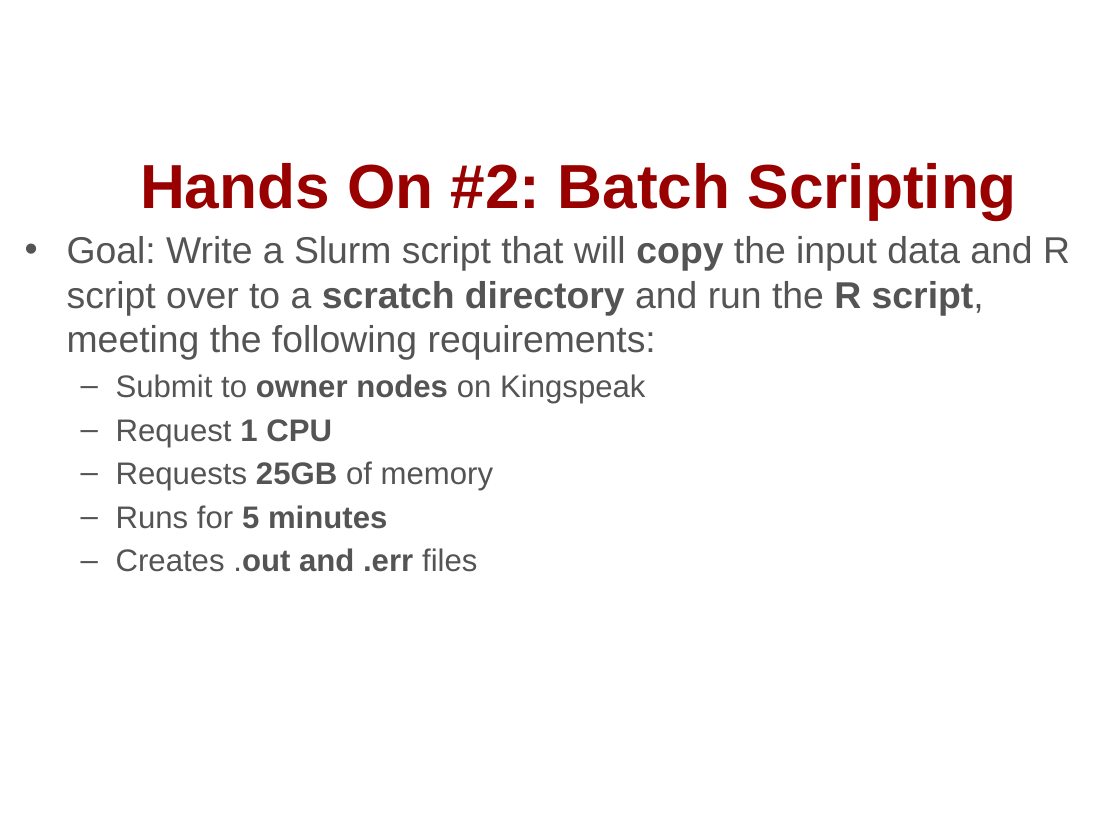
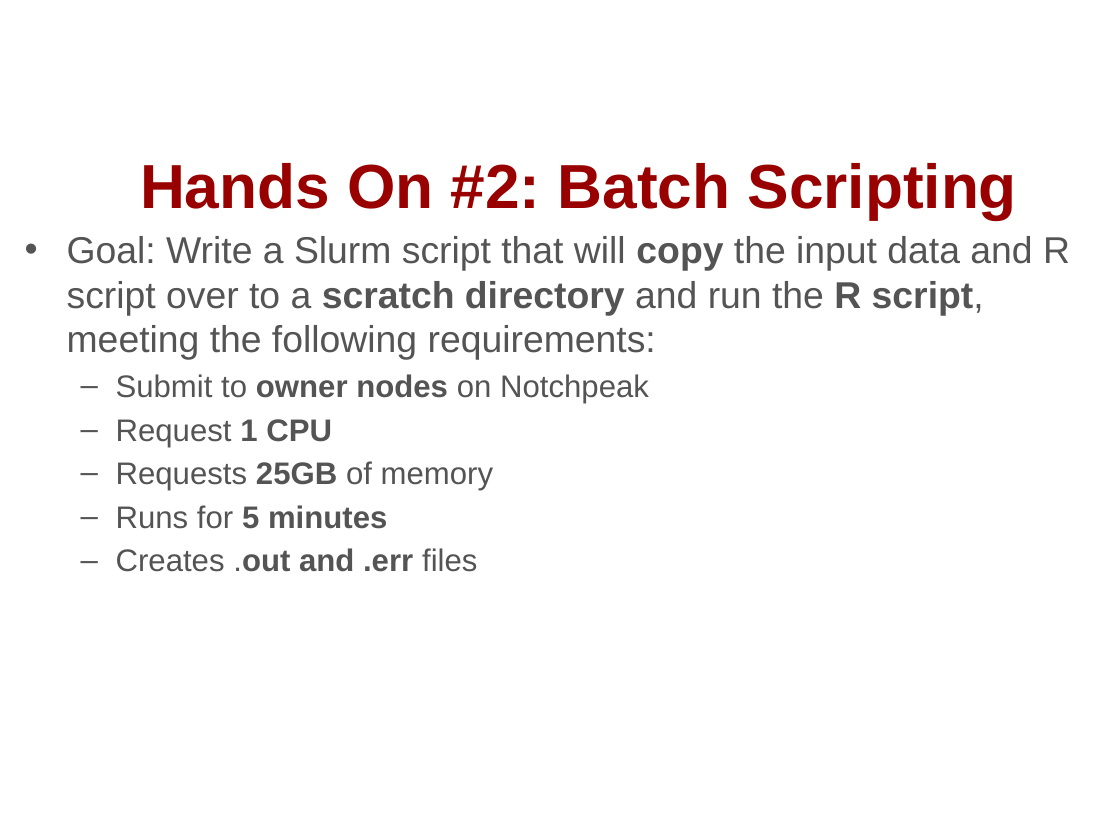
Before and after one commit to chpc-uofu/slurm-lectures, a slide deck: slide 41 of running-jobs-at-chpc.pptx. Drawn at 1120x840 pixels with LibreOffice and Linux fonts; fonts in the diff are those of the drawing; background and template pictures are left out. Boxes give left, top, right and bottom in pixels: in the first picture for what was removed or moved away, otherwise in the second. Text is boxed around its words. In the diff, an @@ line names an element or a change of style, - is before the commit and + after.

Commit message:
changed hands-on 1 cluster to notchpeak

```diff
--- a/running-jobs-at-chpc.pptx
+++ b/running-jobs-at-chpc.pptx
@@ text at box(116, 374, 649, 403): text changed @@
-  – Submit to owner nodes on Kingspeak
+  – Submit to owner nodes on Notchpeak
```
Also in this commit, not shown: 13 other slides changed.
